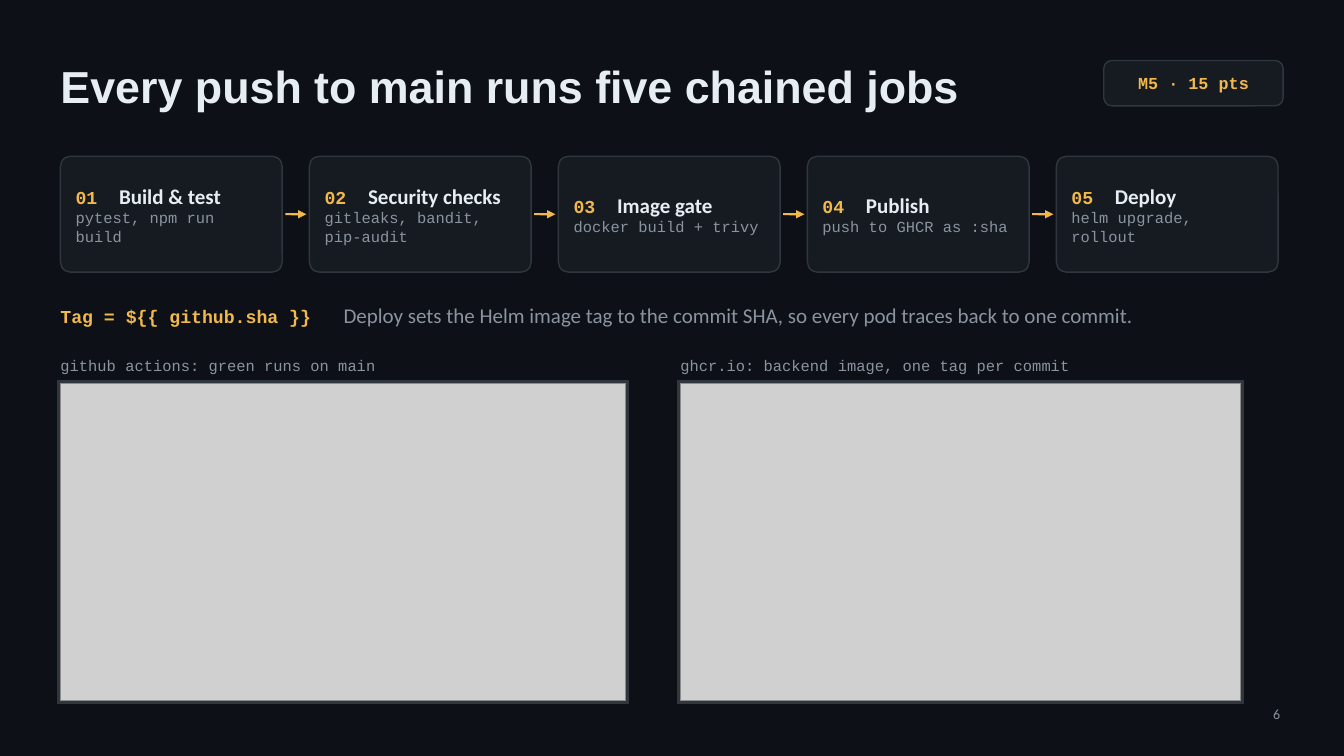
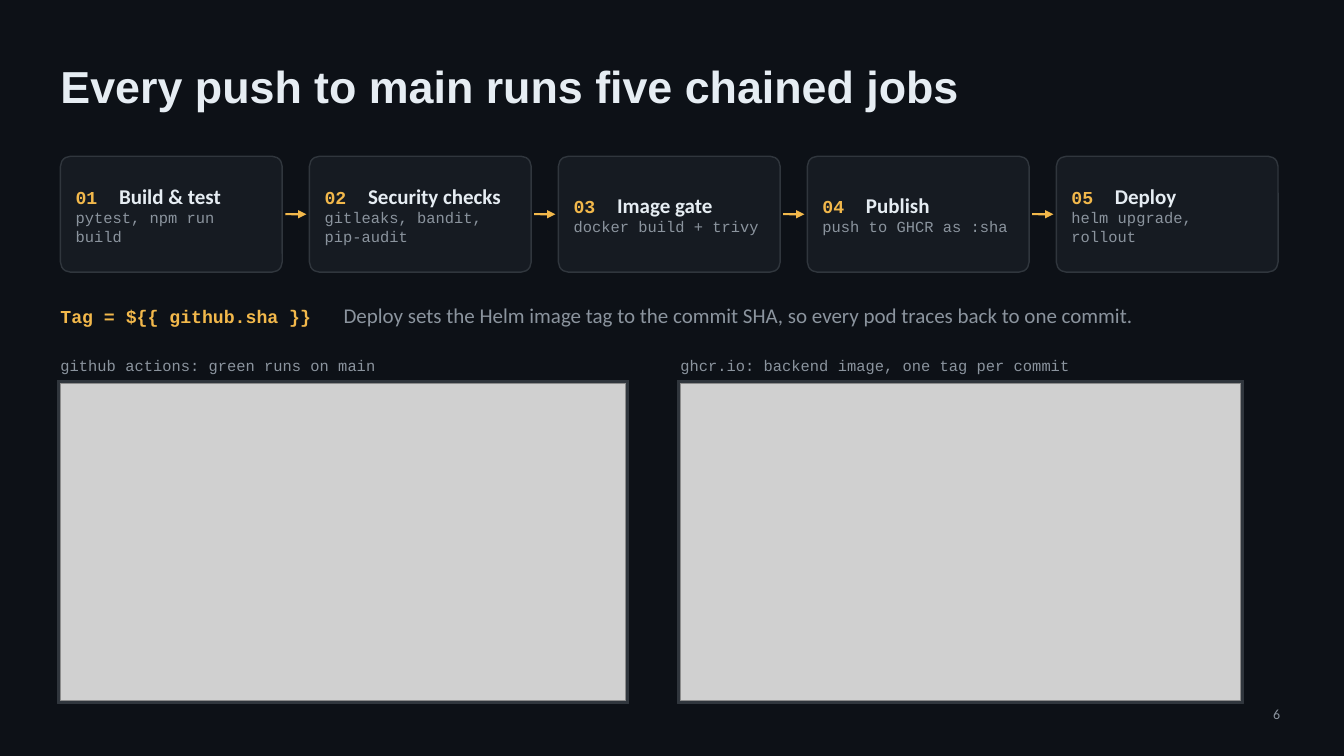
Before and after one commit to akshat-code21/final-devops-project, a slide deck: slide 6 of ExpensePilot_DevOps_Capstone.pptx. Drawn at 1344x756 pixels with LibreOffice and Linux fonts; fonts in the diff are those of the drawing; grey boxes stand for pictures. Boxes give left, top, right and bottom in pixels: in the first picture for what was removed or moved away, otherwise in the second. Text is boxed around its words. In the diff, an @@ line names an element or a change of style, - is before the commit and + after.

```diff
--- a/ExpensePilot_DevOps_Capstone.pptx
+++ b/ExpensePilot_DevOps_Capstone.pptx
@@ rounded rectangle removed at [1104, 60, 1284, 106] @@
@@ text removed at [1138, 78, 1249, 93] @@
-M5 · 15 pts
```
Also in this commit, not shown: 11 other slides changed, 2 other files.
